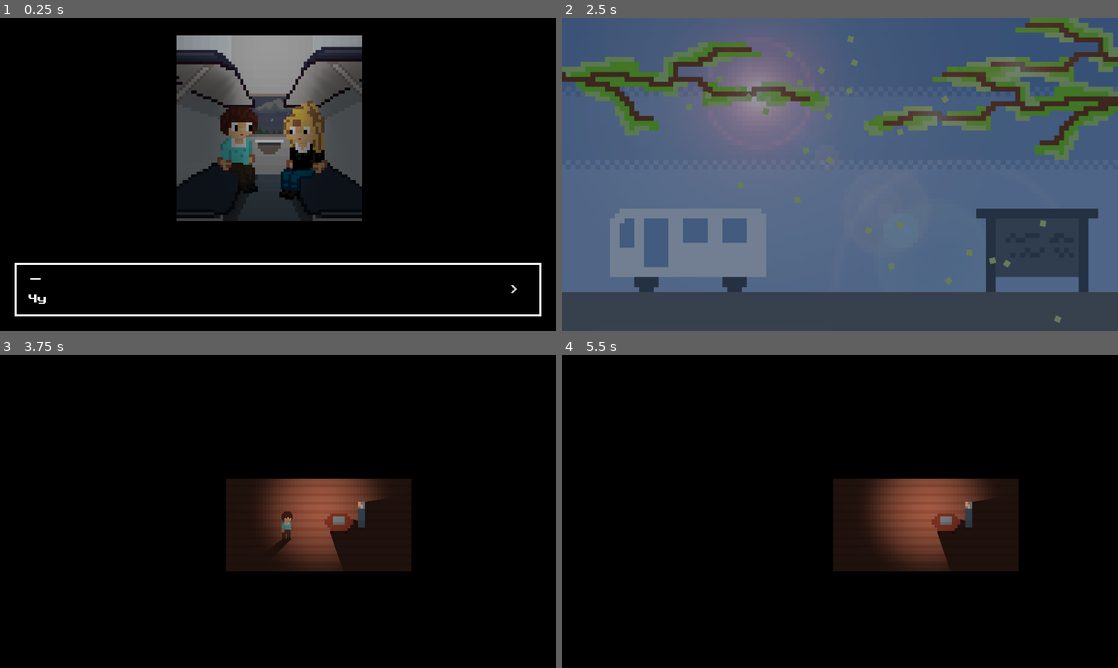
Above: before the commit, frames 1-4 (two rows, left to right).
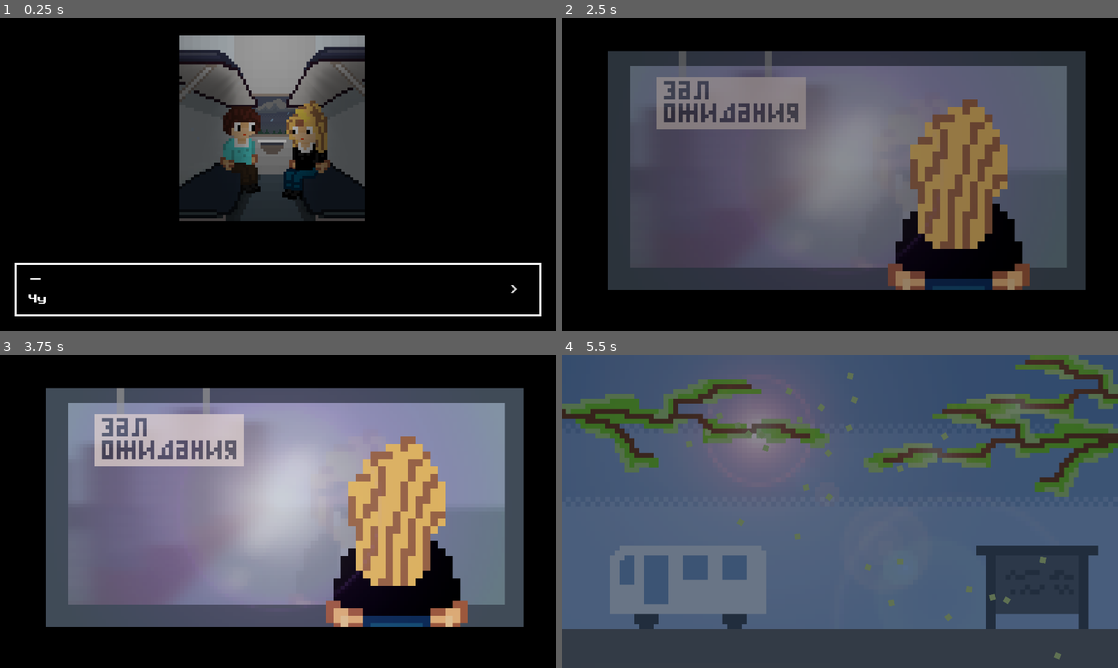
Above: after the commit, the same moments.

Repository: ordinary-dev/student-quest
Game: Godot game, scene res://Scenes/1.beggining/train_inside.tscn
The game is run twice, just before and just after one commit, with the same random seed, the same clock (stepped at 60 frames per second) and the same inputs. This scene is started directly instead of the project's main scene. Sound files missing from this copy of the repository are replaced by a short silence.
Inputs (mouse positions are in pixels of both pictures, inside the frame that each line leads up to):
- Up to frame 1 (0.25 s): no input
- Up to frame 2 (2.5 s): click ">" at 0.5 s; tap Enter (ui_accept) at 1.25, 1.52, 2.27 s; move the mouse to (962, 158) at 1.27 s; hold Right (ui_right) 1.28-2.03 s; click (962, 158) at 1.42 s; move the mouse to (728, 190) at 2.02 s; hold Down (ui_down) from 2.03 s (still down)
- Up to frame 3 (3.75 s): move the mouse to (333, 442) at 2.77 s; release Down (ui_down) at 2.78 s; hold Right (ui_right) 2.78-3.53 s; move the mouse to (250, 574) at 3.52 s; hold Shift (speed_up) from 3.53 s (still down); click (250, 574) at 3.67 s
- Up to frame 4 (5.5 s): tap Enter (ui_accept) at 3.77, 4.25, 4.52, 5.27 s; move the mouse to (1006, 558) at 4.27 s; release Shift (speed_up) at 4.28 s; hold Left (ui_left) from 4.28 s (still down); move the mouse to (673, 464) at 5.02 s

The runs differ from the first frame. In frame 1, 2.7% of the frame differs, in the area x 31-66%, y 5-65%; in frame 2, 90%; in frame 3, 63%; in frame 4, 100%, in the area x 0-100%, y 0-100%.

Commit message:
Improve lighting, add new scene, adjust timings

Diff:
--- a/Scenes/1.beggining/City.tscn
+++ b/Scenes/1.beggining/City.tscn
@@ -1,14 +1,14 @@
-[gd_scene load_steps=5 format=2]
+[gd_scene load_steps=4 format=2]
 
 [ext_resource path="res://Sprites/backgrounds/city1.png" type="Texture" id=1]
-[ext_resource path="res://Audio/music/Ambient.ogg" type="AudioStream" id=2]
 
 [sub_resource type="GDScript" id=1]
 script/source = "extends Control
 
 export (String, FILE, \"*.tscn\") var next
 
-func finished():
+func _ready():
+	yield(get_tree().create_timer(3), \"timeout\")
 	get_node(\"/root/scene_loader\").load_scene(next)
 "
 
@@ -53,9 +53,3 @@
 preprocess = 65.35
 speed_scale = 0.37
 process_material = SubResource( 2 )
-
-[node name="AudioStreamPlayer" type="AudioStreamPlayer" parent="."]
-stream = ExtResource( 2 )
-autoplay = true
-bus = "OST"
-[connection signal="finished" from="AudioStreamPlayer" to="." method="finished"]
--- /dev/null
+++ b/Scenes/1.beggining/Hall.tscn
@@ -0,0 +1,26 @@
+[gd_scene load_steps=3 format=2]
+
+[ext_resource path="res://Sprites/backgrounds/hall.png" type="Texture" id=1]
+
+[sub_resource type="GDScript" id=1]
+script/source = "extends Node2D
+
+
+export (String, FILE, \"*.tscn\") var next_scene
+export (String, FILE, \"*.ogg\") var music
+
+func _ready():
+	get_node(\"/root/ost\").play_sound(music)
+	yield(get_tree().create_timer(2.5),\"timeout\")
+	get_node(\"/root/scene_loader\").load_scene(next_scene)
+"
+
+[node name="Node2D" type="Node2D"]
+script = SubResource( 1 )
+next_scene = "res://Scenes/1.beggining/City.tscn"
+music = "res://Audio/music/Ambient.ogg"
+
+[node name="Sprite" type="Sprite" parent="."]
+position = Vector2( 983.564, 526.23 )
+scale = Vector2( 12.8893, 12.8893 )
+texture = ExtResource( 1 )
--- a/Scenes/1.beggining/train.tscn
+++ b/Scenes/1.beggining/train.tscn
@@ -2,10 +2,11 @@
 
 [ext_resource path="res://Sprites/backgrounds/field.png" type="Texture" id=1]
 [ext_resource path="res://Sprites/train/train_front.png" type="Texture" id=2]
-[ext_resource path="res://Rain.tscn" type="PackedScene" id=3]
+[ext_resource path="res://Scenes/templates/Rain.tscn" type="PackedScene" id=3]
 [ext_resource path="res://Sprites/train/train_main.png" type="Texture" id=4]
 [ext_resource path="res://Sprites/light.png" type="Texture" id=5]
 [ext_resource path="res://Scenes/templates/ui_fixer.tscn" type="PackedScene" id=6]
+
 
 [sub_resource type="GDScript" id=1]
 script/source = "extends Node2D
--- a/Scenes/1.beggining/train_close.tscn
+++ b/Scenes/1.beggining/train_close.tscn
@@ -1,11 +1,12 @@
 [gd_scene load_steps=9 format=2]
 
 [ext_resource path="res://Sprites/train/train_cropped.png" type="Texture" id=1]
-[ext_resource path="res://Rain.tscn" type="PackedScene" id=2]
+[ext_resource path="res://Scenes/templates/Rain.tscn" type="PackedScene" id=2]
 [ext_resource path="res://Sprites/backgrounds/field.png" type="Texture" id=3]
 [ext_resource path="res://Sprites/light.png" type="Texture" id=4]
 [ext_resource path="res://Audio/fx/tspt_fast_smooth_passenger_train_037.ogg" type="AudioStream" id=5]
 [ext_resource path="res://Scenes/templates/ui_fixer.tscn" type="PackedScene" id=6]
+
 
 [sub_resource type="GDScript" id=1]
 script/source = "extends Node2D
--- a/Scenes/1.beggining/train_inside.tscn
+++ b/Scenes/1.beggining/train_inside.tscn
@@ -3,7 +3,7 @@
 [ext_resource path="res://Sprites/backgrounds/inside_the_train.png" type="Texture" id=1]
 [ext_resource path="res://Sprites/light.png" type="Texture" id=2]
 [ext_resource path="res://Sprites/backgrounds/field.png" type="Texture" id=3]
-[ext_resource path="res://Rain.tscn" type="PackedScene" id=4]
+[ext_resource path="res://Scenes/templates/Rain.tscn" type="PackedScene" id=4]
 [ext_resource path="res://Scripts/Shake.gd" type="Script" id=5]
 
 [sub_resource type="GDScript" id=1]
@@ -25,11 +25,11 @@
 polygon = PoolVector2Array( 990.03, 310.03, 989.999, 279.986, 1000.05, 279.986, 1000.09, 260.058, 1010.05, 260.058, 101 …(754 unchanged characters)…
 
 [sub_resource type="OccluderPolygon2D" id=3]
-polygon = PoolVector2Array( 890.067, 310.051, 889.888, 280.0 …(447 unchanged characters)… 7, 618.959, 290.196, 629.699, 290.296, 639.842, 279.755, 660.028, 259.966, 669.972, 259.668, 689.96, 269.91, 710.005, 280, 739.951, 290.014, 759.884, 300.122, 780.143, 309.89 )
+polygon = PoolVector2Array( 890.067, 310.051, 889.888, 280.0 …(447 unchanged characters)… 7, 618.959, 290.196, 629.699, 290.296, 629.824, 279.922, 639.842, 279.755, 640.07, 259.942, 660.028, 259.966, 660.155, 250.113, 669.98, 250.255, 669.972, 259.668, 689.961, 259.796, 689.96, 269.91, 710.039, 269.764, 710.005, 280, 740.004, 280.113, 739.951, 290.014, 760.065, 289.939, 759.884, 300.122, 780.143, 300.191, 780.143, 309.89 )
 
 [node name="Node2D" type="Node2D"]
 script = SubResource( 1 )
-next = "res://Scenes/1.beggining/City.tscn"
+next = "res://Scenes/1.beggining/Hall.tscn"
 
 [node name="Particles2D" parent="." instance=ExtResource( 4 )]
 modulate = Color( 1, 1, 1, 0.141176 )
@@ -73,7 +73,7 @@
 script = ExtResource( 5 )
 
 [node name="Sprite" type="Sprite" parent="."]
-position = Vector2( 930.049, 380 )
+position = Vector2( 940.073, 380 )
 scale = Vector2( 5, 5 )
 texture = ExtResource( 1 )
 
Renamed: Rain.tscn -> Scenes/templates/Rain.tscn
Binary file added: Sprites/backgrounds/hall.png
Not shown, added: Sprites/backgrounds/hall.png.import
